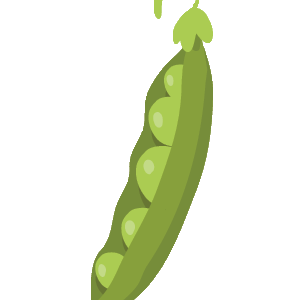
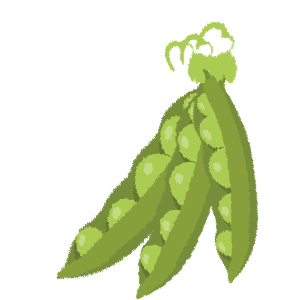
Two versions of the same layered image (300x300). Layer-by-layer changes:
added layer "Group 1 copy" above "Group 1" over bbox(55, 20, 259, 300)
added group "Group 1" with 3 layers above "Layer 2" over bbox(55, 20, 259, 300)
moved "Layer 1" into group "Group 1", painted on it over bbox(91, 0, 259, 300)
moved "Layer 1 copy" into group "Group 1", painted on it over bbox(91, 0, 227, 300)
moved "Layer 1 copy 2" into group "Group 1", painted on it over bbox(55, 0, 238, 300)
